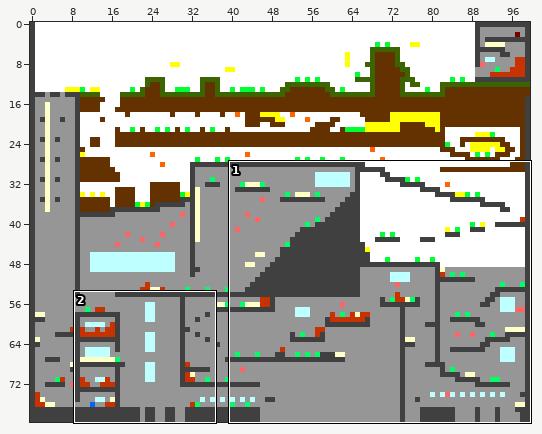
A sprite sheet gets an edit: Platform Jumper/Levels/level1.png. The picture above shows the old version from afar; the outline marks the close-up.
Close-up. As it was:
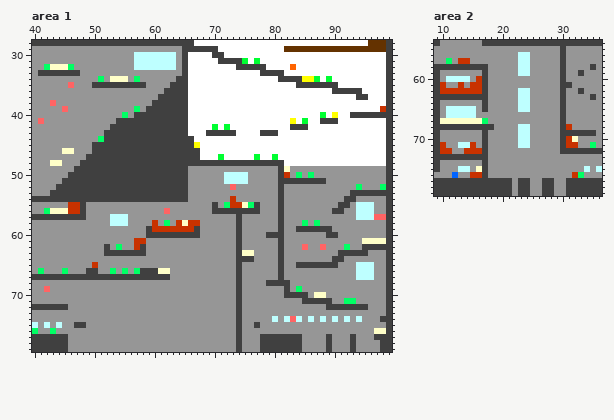
The file is 100x80 pixels. Shown: area 1: x 40..99, y 28..79; area 2: x 9..36, y 54..79.
The same view after the edit:
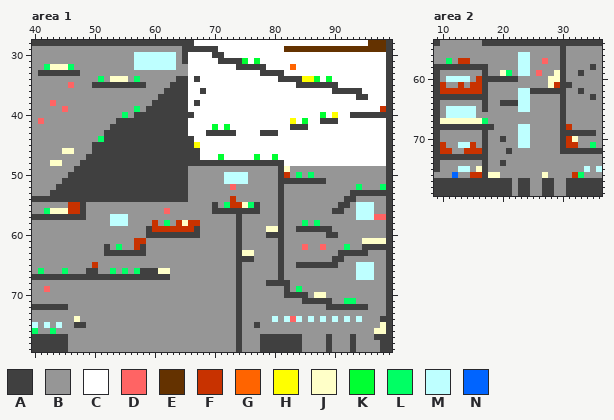
Palette (. is transparent): A #404040  B #969696  C #ffffff  D #ff6464  E #643200  F #c83200  G #ff6400  H #ffff00  J #ffffc8  K #00ff32  L #00ff64  M #beffff  N #0064ff
From old to new:
Area 1:
The edit turns colour C into colour A in row 34 at x 67; in row 36 at x 68; in row 38 at x 67; in row 40 at x 66.
The edit turns colour A into colour B in rows 32 to 33 at x 65.
The edit turns colour B into colour J in row 59 at x 79 to 80; in row 74 at x 47; in row 75 at x 98.
Area 2:
The edit turns colour B into colour A in row 60 at x 18 to 22; in row 62 at x 25 to 29; in row 64 at x 20 to 22; in row 70 at x 20; in row 72 at x 21; in row 74 at x 20.
The edit turns colour B into colour D in row 57 at x 27; in row 59 at x 26.
The edit turns colour B into colour F in row 61 at x 29.
The edit turns colour B into colour J in row 59 at x 20 and 29; in row 60 at x 28 to 29; in row 61 at x 28; in row 76 at x 18 to 19 and 27.
The edit turns colour B into colour L in row 59 at x 21.
